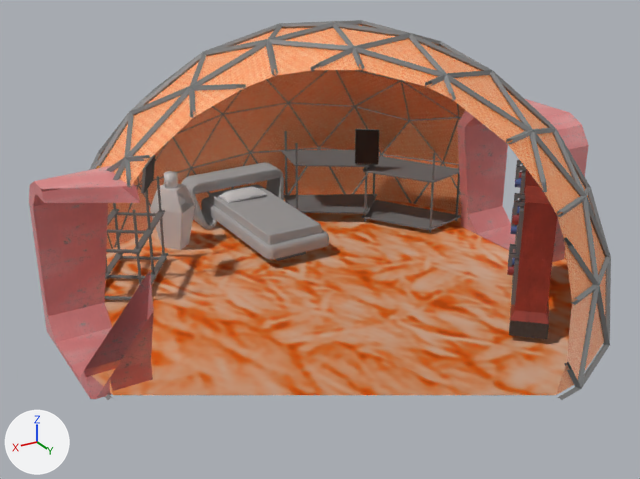
An edit to the Blender file Assets/homestead/models/dome_hab.blend, drawn before and after from the same camera.
One viewpoint serves both versions: a camera (50 mm lens) standing at (7.97, 12.81, 7.57) and looking at (0.47, 0.31, 1.32). Every picture has the same lights, and +X, +Y and +Z are marked at lower left. Everything nearer to the camera than a plane just in front of the edit is cut away.

Names of what the first picture shows: 'EntryFrame', 'Support', 'battery.004', 'batteryBlock', 'bedFrame', 'bedMattress', 'foodShelves', 'innerSkin', 'monitor_vertical', 'waterShelves', 'water_thing'.
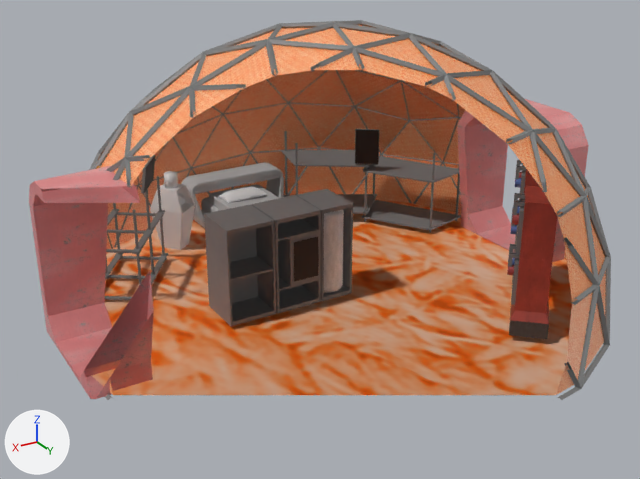
Commit message: Starting on oxygen/life support mesh

What changed in the scene script:
```text
Add img_gas_diffuse_jpg:
    img_gas_diffuse_jpg = load_image('gas_diffuse.jpg', 'textures/gas_diffuse.jpg', 2048, 2048, 'sRGB')
Add mat_gas_diffuse_jpg:
    mat_gas_diffuse_jpg = principled_material('gas_diffuse.jpg')
    mat_gas_diffuse_jpg.texture = img_gas_diffuse_jpg
Add me_cylinder_002:
    me_cylinder_002.from_pydata(...)  # 512 vertices, 482 faces; spans x -1.0..1.0, y -1.0..1.0, z -6.0..6.0
    me_cylinder_002.polygons.foreach_set('use_smooth', [True] * 482)
    me_cylinder_002.materials.append(mat_gas_diffuse_jpg)  # picture img_gas_diffuse_jpg
Add me_cube:
    me_cube.from_pydata(...)  # 96 vertices, 82 faces; spans x -0.45..5.11, y -1.0..1.0, z -1.0..1.0
    me_cube.materials.append(mat_metal_diffuse_png)  # picture img_metal_diffuse_png
Add ob_fulltank:
    ob_fulltank = bpy.data.objects.new('fulltank', me_cylinder_002)
    ob_fulltank.location = (0.2, 0.14, 1.02)
    ob_fulltank.rotation_euler = (0.0, 3.142, 0.0)  # degrees (0, 180, 0)
    ob_fulltank.scale = (0.277, 0.277, 0.142)
Add ob_monitor_vertical_002:
    ob_monitor_vertical_002 = bpy.data.objects.new('monitor_vertical.002', me_monitor_vertical.copy())  # the mesh of ob_monitor_vertical
    ob_monitor_vertical_002.location = (0.85, 0.46, 1.09)
    ob_monitor_vertical_002.scale = (0.012, 0.012, 0.012)
Add ob_lifesupport:
    ob_lifesupport = bpy.data.objects.new('lifeSupport', me_cube)
    ob_lifesupport.location = (0.07, 0.0, 1.04)
    ob_lifesupport.scale = (0.446, 0.446, 0.892)
```

Where the change shows, as pixel boxes (x1, y1, x2, y2) in the pictures (640 x 479 px):
'lifeSupport', added
    after: (204, 189, 353, 326)
'fulltank', added (brown)
    after: (324, 210, 344, 293)
'monitor_vertical.002', added (black)
    after: (293, 236, 319, 282)
'bedMattress', unchanged, covered by the edit
    before: (209, 185, 323, 245)
    after: (209, 185, 279, 210)
